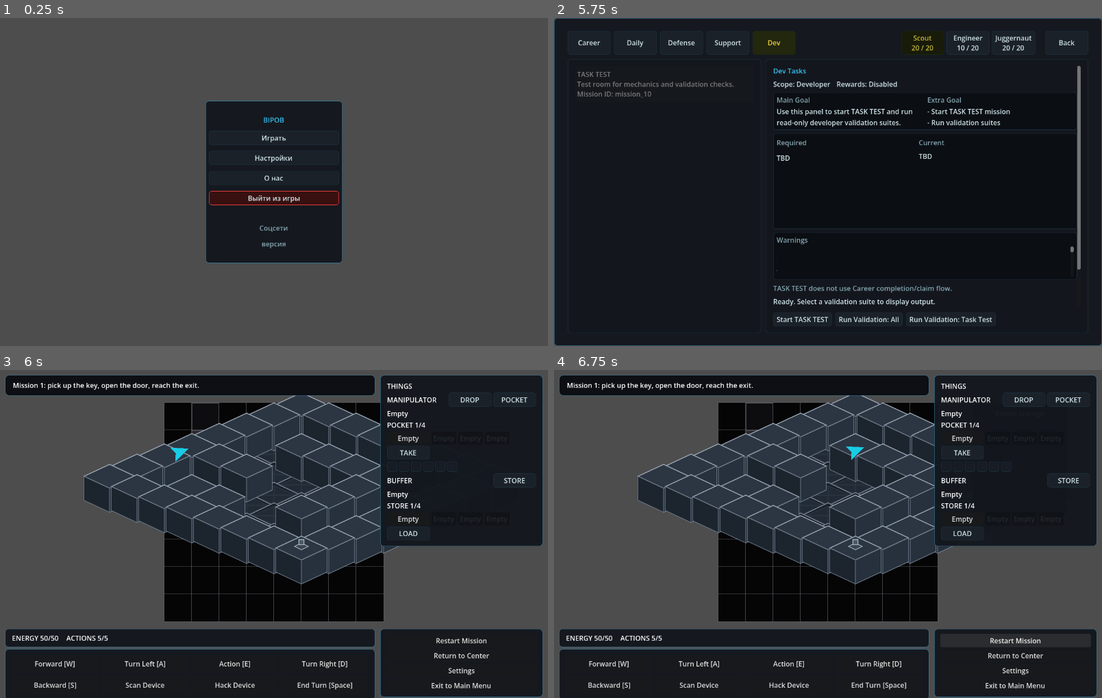
Above: before the commit, frames 1-4 (two rows, left to right).
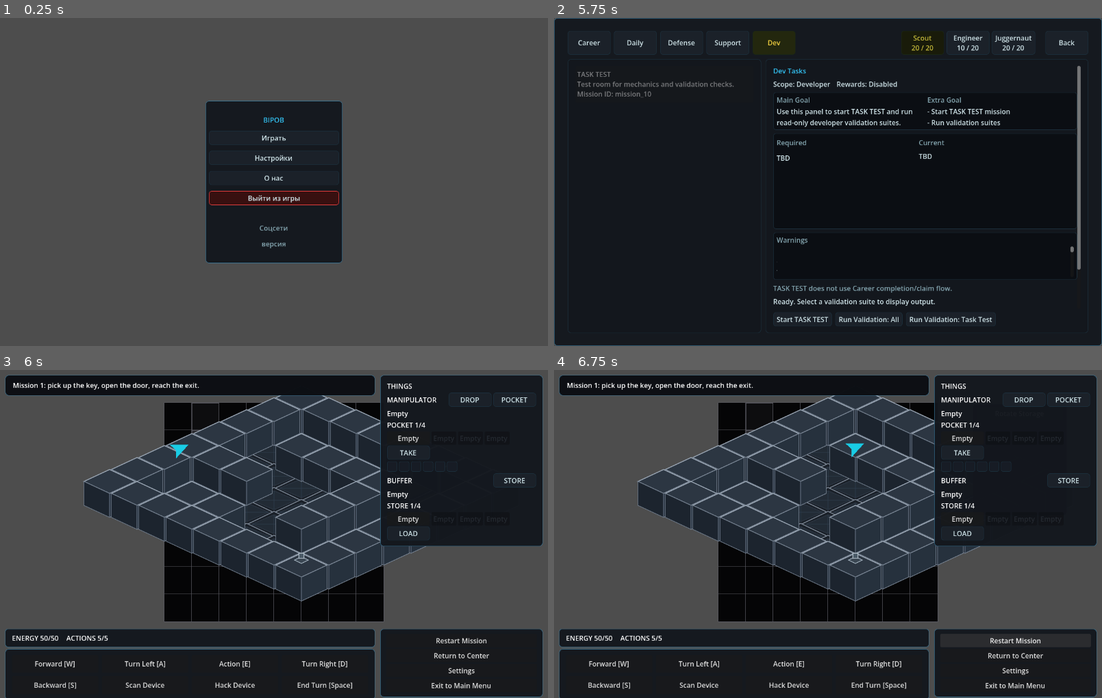
Above: after the commit, the same moments.

Repository: JUSTConnect/bibop
Game: Godot game, scene res://scenes/main.tscn
Two runs of this game, one before a commit and one after it. Both use one fixed random seed, a clock stepped at 60 frames per second and the inputs below.
Inputs:
- Up to frame 1 (0.25 s): no input
- Up to frame 2 (5.75 s): click "Играть" at 0.5 s; click "TSK" at 1.25 s; click "Career" at 2 s; click "Daily" at 2.75 s; click "Defense" at 3.5 s; click "Support" at 4.25 s; click "Dev" at 5 s
- Up to frame 3 (6 s): click "Start TASK TEST" at 5.75 s
- Up to frame 4 (6.75 s): click "Restart Mission" at 6.5 s

Frames 1-2 are identical in both runs. In frame 3, 6.7% of the frame differs, in the area x 15-78%, y 7-71%; in frame 4, 6.8%.
Error in both runs: Cannot call method 'has_method' on a null value. (res://scripts/ui/game_ui.gd:6167)

Commit message:
BIP-Visual-018: retune isometric preview depth

Diff:
--- a/scenes/field/Field.tscn
+++ b/scenes/field/Field.tscn
@@ -11,12 +11,13 @@
 use_iso_visual_preview_preset = true
 use_iso_placeholder_asset_preset = true
 iso_visual_preview_includes_fog = false
+iso_visual_preview_includes_asset_hooks = false
 iso_visual_preview_drives_bipob_visual_position = true
 iso_placeholder_asset_preset_requires_preview = true
 iso_tile_width = 128.0
-iso_tile_height = 48.0
-iso_wall_height = 40.0
-iso_origin = Vector2(320, 64)
+iso_tile_height = 56.0
+iso_wall_height = 36.0
+iso_origin = Vector2(320, 48)
 
 [node name="FloorLayer" type="Node2D" parent="RoomVisualRenderer"]
 
